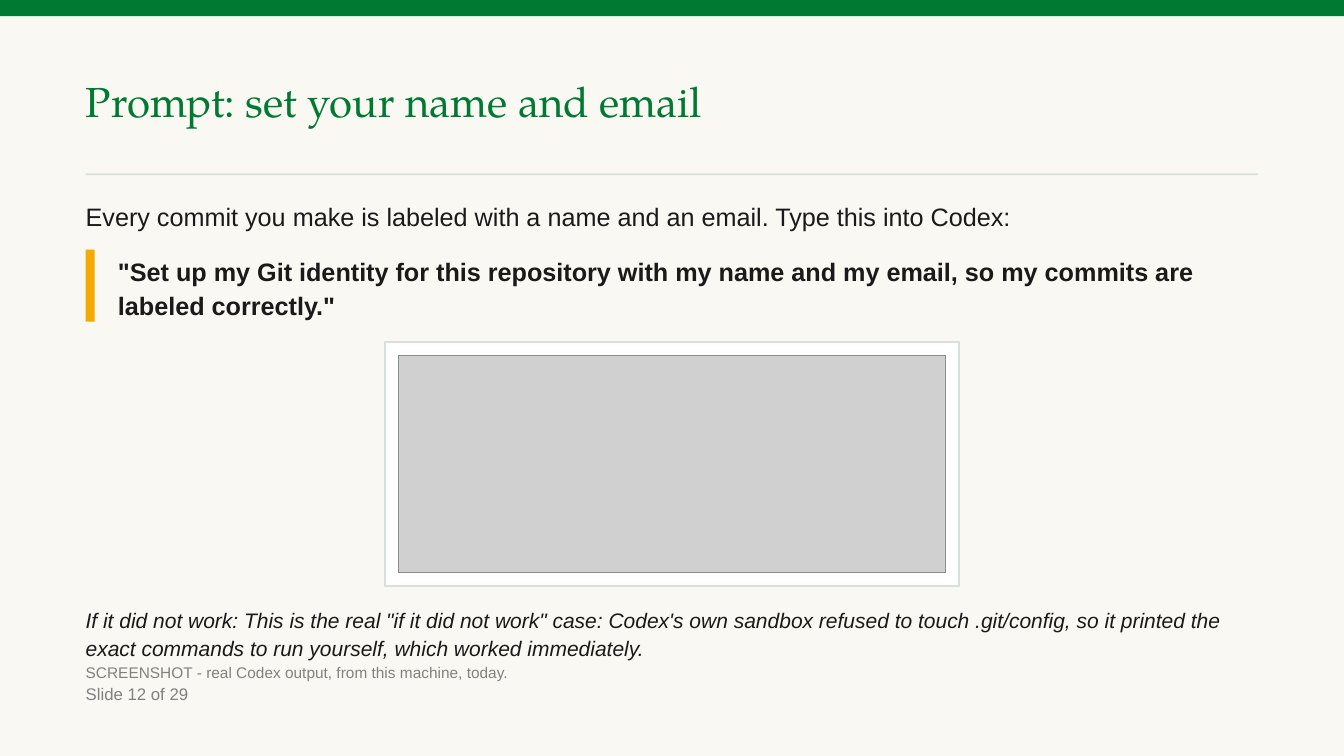
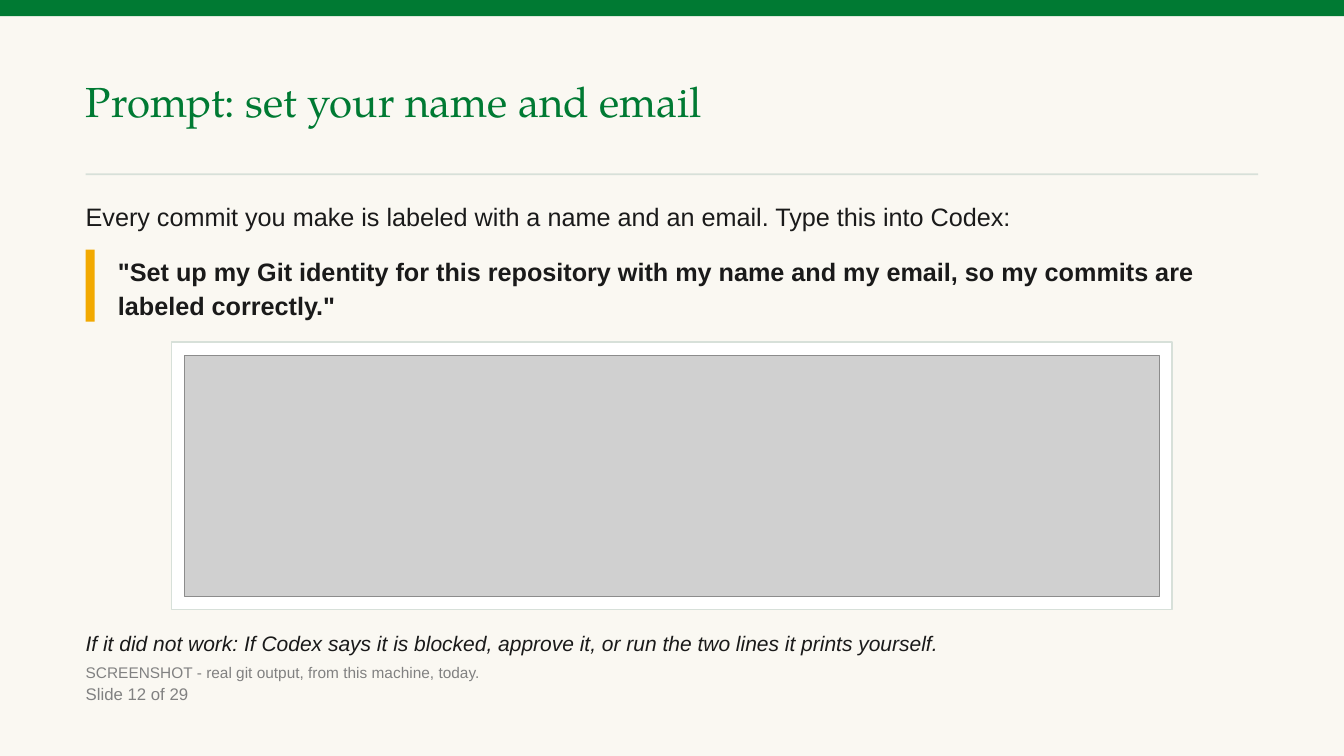
Before and after one commit to benjiesotelo-sudo/Telos_FIN1209, a slide deck: slide 13 of special-lecture/FIN1209-Special-Lecture-AI-Tools-Student-Edition.pptx. Drawn at 1344x756 pixels with LibreOffice and Linux fonts; fonts in the diff are those of the drawing; grey boxes stand for pictures. Boxes give left, top, right and bottom in pixels: in the first picture for what was removed or moved away, otherwise in the second. Text is boxed around its words. In the diff, an @@ line names an element or a change of style, - is before the commit and + after.

```diff
--- a/special-lecture/FIN1209-Special-Lecture-AI-Tools-Student-Edition.pptx
+++ b/special-lecture/FIN1209-Special-Lecture-AI-Tools-Student-Edition.pptx
@@ rectangle resized from (x1=385, y1=342, x2=959, y2=586) to (x1=171, y1=342, x2=1172, y2=609) @@
@@ picture resized from (x1=398, y1=355, x2=946, y2=573) to (x1=185, y1=355, x2=1158, y2=596) @@
@@ text at (x1=86, y1=635, x2=937, y2=656): text changed @@
-If it did not work: This is the real "if it did not work" case: Codex's own sandbox refused to touch .git/config, so it printed the exact commands to run yourself, which worked immediately.
+If it did not work: If Codex says it is blocked, approve it, or run the two lines it prints yourself.
@@ text at (x1=86, y1=667, x2=480, y2=681): text changed @@
-SCREENSHOT - real Codex output, from this machine, today.
+SCREENSHOT - real git output, from this machine, today.
```
Also in this commit, not shown: 12 other slides changed, 3 other files.
